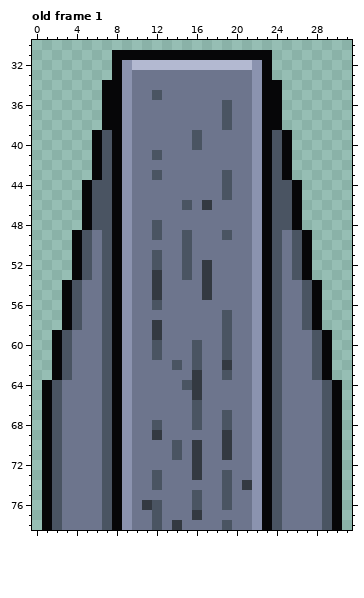
Edited in one commit: pixel-art file (art/doorBottomHalf.aseprite). This is how it looked before the edit.
32x79 pixels, 1 frame. Shown: old frame 1: x 0..31, y 30..78. The commit also changed other frames, which this record leaves out.
After:
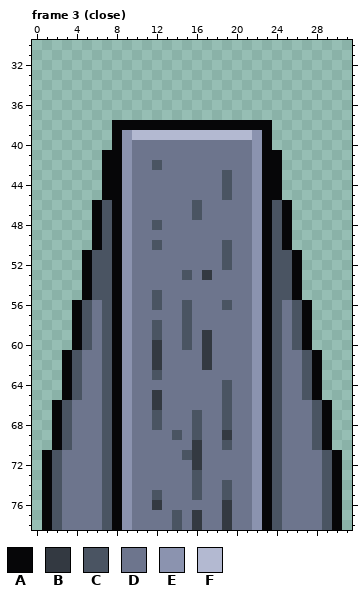
Palette (. is transparent): A #060608  B #333941  C #4a5462  D #6d758d  E #8b93af  F #b3b9d1
A new or re-ordered frame is compared with the old frame closest to it.
Change:
frames 1 -> 7
--- frame 3 (close) is new; against old frame 1
@@ x 0..31 @@
 30 ................................
-31 ........AAAAAAAAAAAAAAAA........
-32 ........AEFFFFFFFFFFFFEA........
-33 ........AEDDDDDDDDDDDDEA........
-34 .......AAEDDDDDDDDDDDDEAA.......
-35 .......AAEDDCDDDDDDDDDEAA.......
-36 .......AAEDDDDDDDDDCDDEAA.......
-37 .......AAEDDDDDDDDDCDDEAA.......
-38 .......AAEDDDDDDDDDCDDEAA.......
-39 ......ACAEDDDDDDCDDDDDEACA......
-40 ......ACAEDDDDDDCDDDDDEACA......
-41 ......ACAEDDCDDDDDDDDDEACA......
-42 ......ACAEDDDDDDDDDDDDEACA......
-43 ......ACAEDDCDDDDDDCDDEACA......
-44 .....ACCAEDDDDDDDDDCDDEACCA.....
-45 .....ACCAEDDDDDDDDDCDDEACCA.....
-46 .....ACCAEDDDDDCDBDDDDEACCA.....
-47 .....ACCAEDDDDDDDDDDDDEACCA.....
-48 .....ACCAEDDCDDDDDDDDDEACCA.....
-49 ....ACDCAEDDCDDCDDDCDDEACDCA....
-50 ....ACDCAEDDDDDCDDDDDDEACDCA....
-51 ....ACDCAEDDCDDCDDDDDDEACDCA....
-52 ....ACDCAEDDCDDCDBDDDDEACDCA....
-53 ....ACDCAEDDBDDCDBDDDDEACDCA....
-54 ...ACDDCAEDDBDDDDBDDDDEACDDCA...
-55 ...ACDDCAEDDBDDDDBDDDDEACDDCA...
-56 ...ACDDCAEDDCDDDDDDDDDEACDDCA...
-57 ...ACDDCAEDDDDDDDDDCDDEACDDCA...
-58 ...ACDDCAEDDBDDDDDDCDDEACDDCA...
-59 ..ACDDDCAEDDBDDDDDDCDDEACDDDCA..
-60 ..ACDDDCAEDDCDDDCDDCDDEACDDDCA..
-61 ..ACDDDCAEDDCDDDCDDCDDEACDDDCA..
-62 ..ACDDDCAEDDDDCDCDDBDDEACDDDCA..
-63 ..ACDDDCAEDDDDDDBDDCDDEACDDDCA..
-64 .ACDDDDCAEDDDDDCBDDDDDEACDDDDCA.
-65 .ACDDDDCAEDDDDDDBDDDDDEACDDDDCA.
-66 .ACDDDDCAEDDDDDDCDDDDDEACDDDDCA.
-67 .ACDDDDCAEDDDDDDCDDCDDEACDDDDCA.
-68 .ACDDDDCAEDDCDDDCDDCDDEACDDDDCA.
-69 .ACDDDDCAEDDBDDDDDDBDDEACDDDDCA.
-70 .ACDDDDCAEDDDDCDBDDBDDEACDDDDCA.
-71 .ACDDDDCAEDDDDCDBDDBDDEACDDDDCA.
+31 ................................
+32 ................................
+33 ................................
+34 ................................
+35 ................................
+36 ................................
+37 ................................
+38 ........AAAAAAAAAAAAAAAA........
+39 ........AEFFFFFFFFFFFFEA........
+40 ........AEDDDDDDDDDDDDEA........
+41 .......AAEDDDDDDDDDDDDEAA.......
+42 .......AAEDDCDDDDDDDDDEAA.......
+43 .......AAEDDDDDDDDDCDDEAA.......
+44 .......AAEDDDDDDDDDCDDEAA.......
+45 .......AAEDDDDDDDDDCDDEAA.......
+46 ......ACAEDDDDDDCDDDDDEACA......
+47 ......ACAEDDDDDDCDDDDDEACA......
+48 ......ACAEDDCDDDDDDDDDEACA......
+49 ......ACAEDDDDDDDDDDDDEACA......
+50 ......ACAEDDCDDDDDDCDDEACA......
+51 .....ACCAEDDDDDDDDDCDDEACCA.....
+52 .....ACCAEDDDDDDDDDCDDEACCA.....
+53 .....ACCAEDDDDDCDBDDDDEACCA.....
+54 .....ACCAEDDDDDDDDDDDDEACCA.....
+55 .....ACCAEDDCDDDDDDDDDEACCA.....
+56 ....ACDCAEDDCDDCDDDCDDEACDCA....
+57 ....ACDCAEDDDDDCDDDDDDEACDCA....
+58 ....ACDCAEDDCDDCDDDDDDEACDCA....
+59 ....ACDCAEDDCDDCDBDDDDEACDCA....
+60 ....ACDCAEDDBDDCDBDDDDEACDCA....
+61 ...ACDDCAEDDBDDDDBDDDDEACDDCA...
+62 ...ACDDCAEDDBDDDDBDDDDEACDDCA...
+63 ...ACDDCAEDDCDDDDDDDDDEACDDCA...
+64 ...ACDDCAEDDDDDDDDDCDDEACDDCA...
+65 ...ACDDCAEDDBDDDDDDCDDEACDDCA...
+66 ..ACDDDCAEDDBDDDDDDCDDEACDDDCA..
+67 ..ACDDDCAEDDCDDDCDDCDDEACDDDCA..
+68 ..ACDDDCAEDDCDDDCDDCDDEACDDDCA..
+69 ..ACDDDCAEDDDDCDCDDBDDEACDDDCA..
+70 ..ACDDDCAEDDDDDDBDDCDDEACDDDCA..
+71 .ACDDDDCAEDDDDDCBDDDDDEACDDDDCA.
 72 .ACDDDDCAEDDDDDDBDDDDDEACDDDDCA.
-73 .ACDDDDCAEDDCDDDBDDCDDEACDDDDCA.
-74 .ACDDDDCAEDDCDDDDDDCDBEACDDDDCA.
-75 .ACDDDDCAEDDDDDDCDDCDDEACDDDDCA.
-76 .ACDDDDCAEDBCDDDCDDCDDEACDDDDCA.
-77 .ACDDDDCAEDDCDDDBDDDDDEACDDDDCA.
-78 .ACDDDDCAEDDCDBDDDDCDDEACDDDDCA.
+73 .ACDDDDCAEDDDDDDCDDDDDEACDDDDCA.
+74 .ACDDDDCAEDDDDDDCDDCDDEACDDDDCA.
+75 .ACDDDDCAEDDCDDDCDDCDDEACDDDDCA.
+76 .ACDDDDCAEDDBDDDDDDBDDEACDDDDCA.
+77 .ACDDDDCAEDDDDCDBDDBDDEACDDDDCA.
+78 .ACDDDDCAEDDDDCDBDDBDDEACDDDDCA.
Boxes around the changes in both pictures, in picture pixels (x1, y1, x2, y2):
changed: (42, 50, 342, 530)
